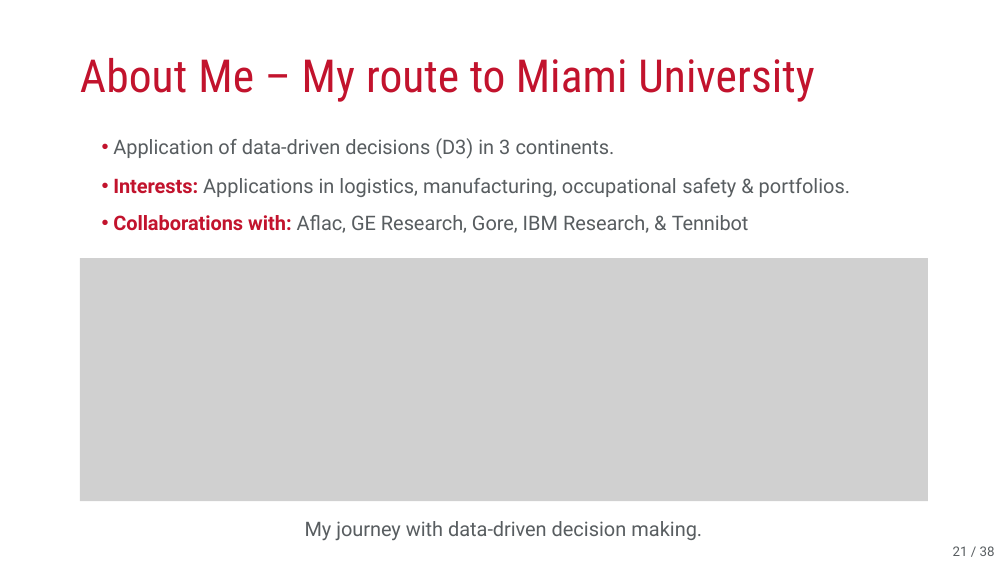
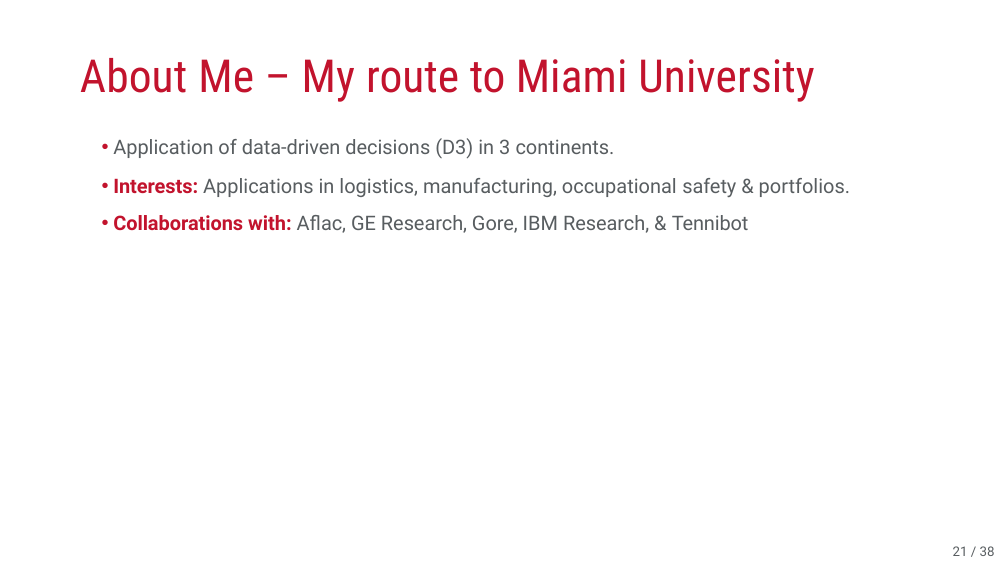
Before and after one commit to fmegahed/isa401, a slide deck: slide 24 of ppts/01_introduction.pptx. Drawn at 1008x567 pixels with LibreOffice and Linux fonts; fonts in the diff are those of the drawing; grey boxes stand for pictures. Boxes give left, top, right and bottom in pixels: in the first picture for what was removed or moved away, otherwise in the second. Text is boxed around its words. In the diff, an @@ line names an element or a change of style, - is before the commit and + after.

```diff
--- a/ppts/01_introduction.pptx
+++ b/ppts/01_introduction.pptx
@@ picture removed at (80, 258, 928, 501) @@
@@ text removed at (305, 521, 702, 540) @@
-My journey with data-driven decision making.
```
Also in this commit, not shown: 2 other slides changed, 45 other files.
